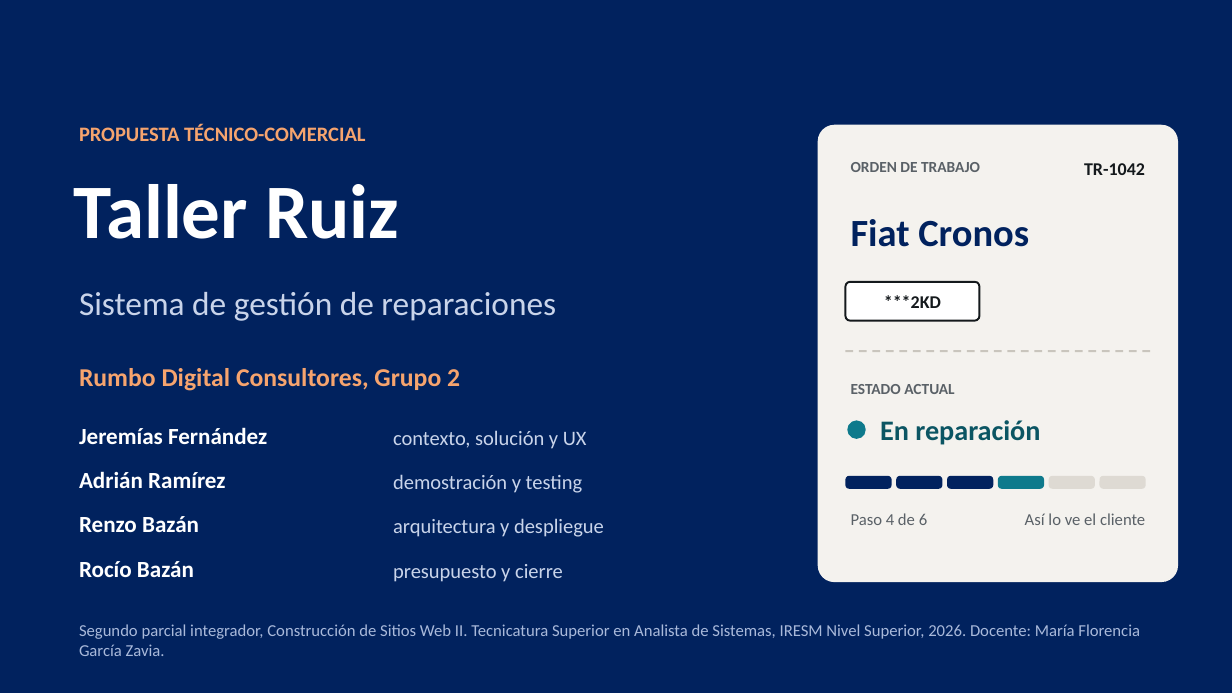
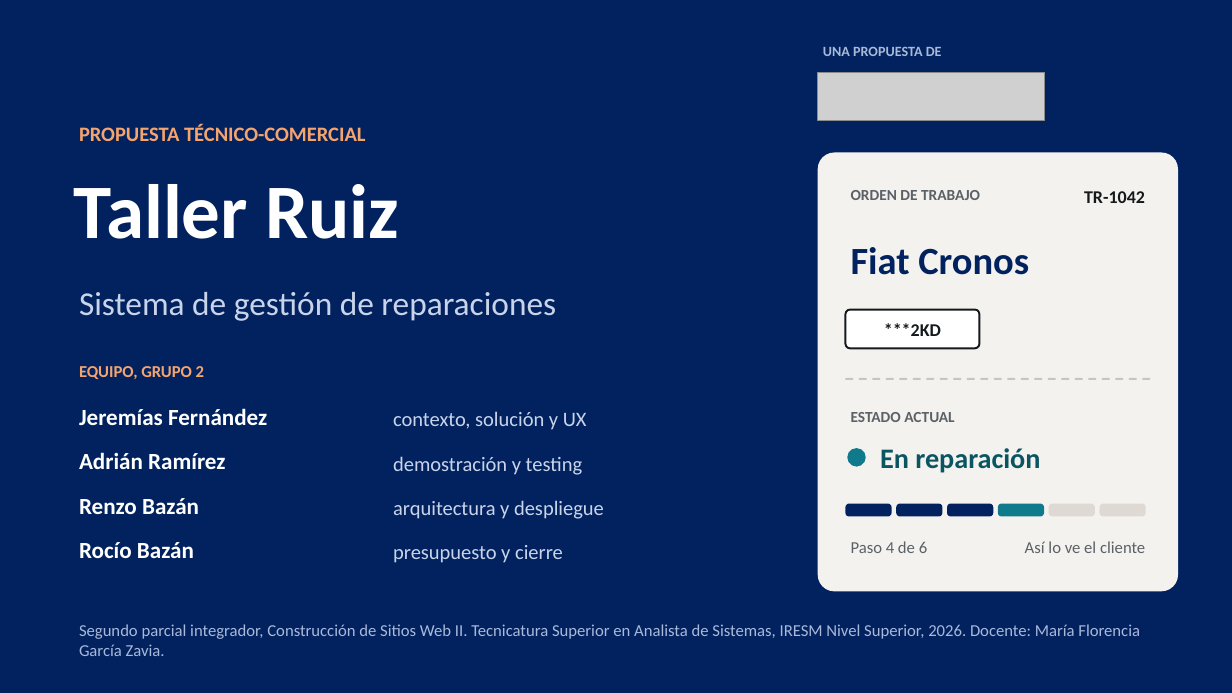
Before and after one commit to Jere3200/taller-ruiz, a slide deck: slide 1 of docs/diapositivas/diapositivas-taller-ruiz.pptx. Drawn at 1232x693 pixels with LibreOffice and Linux fonts; fonts in the diff are those of the drawing; grey boxes stand for pictures. Boxes give left, top, right and bottom in pixels: in the first picture for what was removed or moved away, otherwise in the second. Text is boxed around its words. In the diff, an @@ line names an element or a change of style, - is before the commit and + after.

```diff
--- a/docs/diapositivas/diapositivas-taller-ruiz.pptx
+++ b/docs/diapositivas/diapositivas-taller-ruiz.pptx
@@ text added at (823, 47, 942, 56), 11 pt, text #A9B9DA, bold @@
+UNA PROPUESTA DE
@@ picture added at (818, 72, 1045, 120) @@
@@ rounded rectangle: place and size @@
-rounded rectangle at (818, 125, 1178, 582)
+rounded rectangle at (818, 152, 1178, 592)
@@ text at (79, 366, 204, 379): text changed; size 20 to 13 pt @@
-Rumbo Digital Consultores, Grupo 2
+EQUIPO, GRUPO 2
@@ 4 texts, 1 rounded rectangle, 1 line: place and size @@
-4 texts, 1 rounded rectangle, 1 line at (846, 162, 1151, 394)
+4 texts, 1 rounded rectangle, 1 line at (846, 190, 1151, 422)
@@ 4 texts, 1 ellipse: place and size @@
-4 texts, 1 ellipse at (848, 295, 1145, 525)
+4 texts, 1 ellipse at (848, 323, 1145, 553)
@@ rounded rectangle removed at (846, 476, 892, 489) @@
@@ rounded rectangle at (897, 504, 943, 517): fill #0E7A8C to #01225E @@
@@ rounded rectangle at (947, 504, 994, 517): fill #DEDAD3 to #01225E @@
@@ 4 rounded rectangles: place and size @@
-4 rounded rectangles at (947, 476, 1146, 489)
+4 rounded rectangles at (846, 504, 1044, 517)
@@ rounded rectangle at (998, 504, 1044, 517): fill #DEDAD3 to #0E7A8C @@
@@ rounded rectangle: place and size @@
-rounded rectangle at (897, 476, 943, 489)
+rounded rectangle at (1049, 504, 1095, 517)
@@ rounded rectangle at (1049, 504, 1095, 517): fill #01225E to #DEDAD3 @@
@@ rounded rectangle added at (1100, 504, 1146, 517), fill #DEDAD3 @@
@@ 8 texts: place and size @@
-8 texts at (79, 427, 604, 582)
+8 texts at (79, 408, 604, 563)
```
Also in this commit, not shown: 3 other slides changed, 22 other files.
